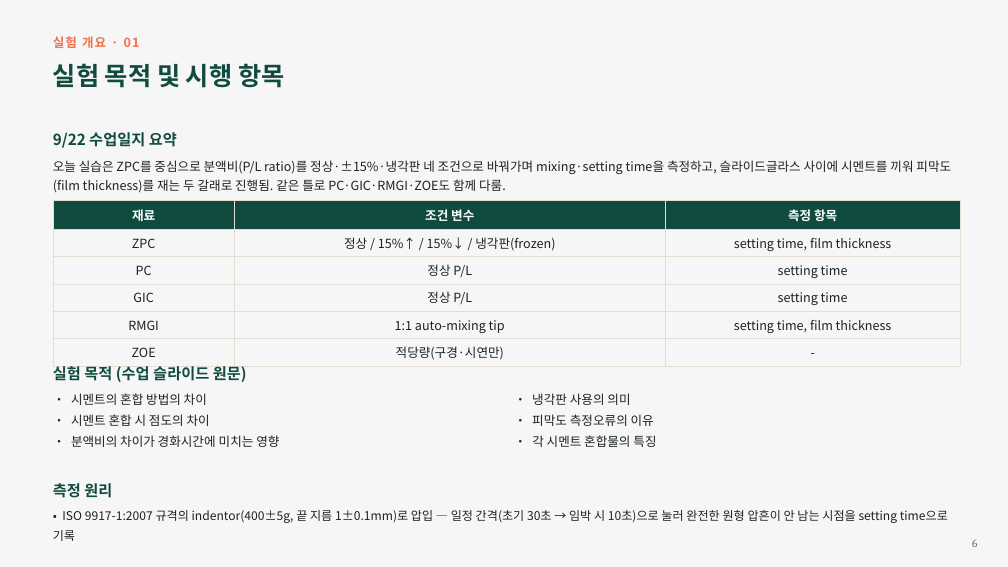
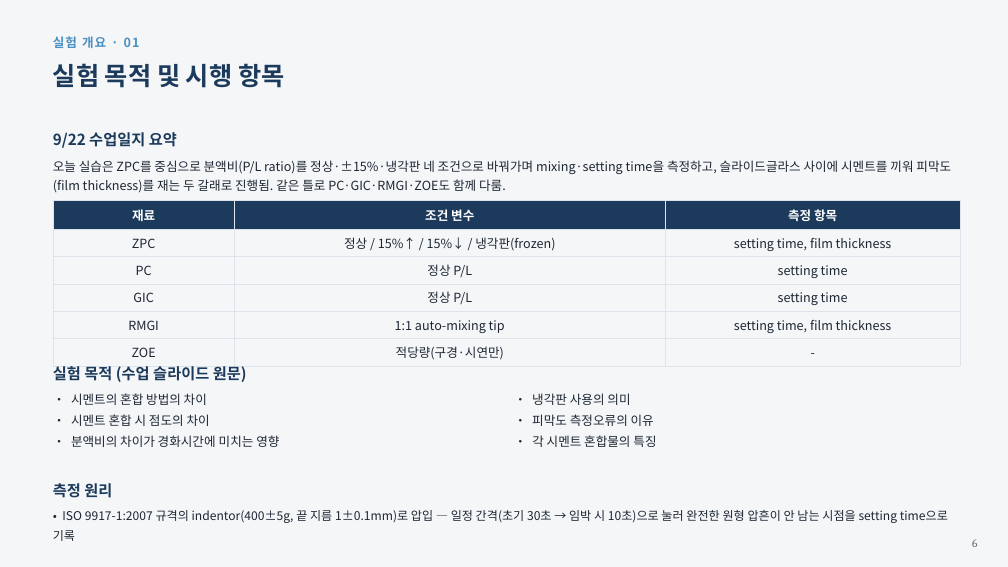
Before and after one commit to yojokem/-, a slide deck: slide 6 of 수복치과재료학실험/수복치과재료학실험_DentalCements_20260922.pptx. Drawn at 1008x567 pixels with LibreOffice and Linux fonts; fonts in the diff are those of the drawing. Boxes give left, top, right and bottom in pixels: in the first picture for what was removed or moved away, otherwise in the second. Text is boxed around its words. In the diff, an @@ line names an element or a change of style, - is before the commit and + after.

```diff
--- a/수복치과재료학실험/수복치과재료학실험_DentalCements_20260922.pptx
+++ b/수복치과재료학실험/수복치과재료학실험_DentalCements_20260922.pptx
@@ background #F5F6F5 to #F5F6F8 @@
@@ text "실험 개요 · 01" at bbox=[53, 36, 140, 48]: text colour #F2704A to #4A90C2 @@
@@ table at bbox=[53, 200, 960, 364] @@
@@ fill #114B3F to #1B3A5C in row 1 @@
@@ text colour #1C2321 to #1C2733 @@
@@ borders changed @@
@@ text colour #114B3F to #1B3A5C in 4 elements at bbox=[53, 63, 284, 88], bbox=[53, 132, 177, 148], bbox=[53, 366, 247, 382], bbox=[53, 483, 112, 498] @@
@@ text colour #1C2321 to #1C2733 in 4 elements at bbox=[53, 160, 951, 193], bbox=[71, 393, 279, 447], bbox=[532, 393, 656, 447], bbox=[53, 510, 948, 541] @@
@@ text "6" at bbox=[972, 539, 977, 547]: text colour #6B7568 to #5B6B7A @@
```
Also in this commit, not shown: 13 other slides changed, 1 other file.
